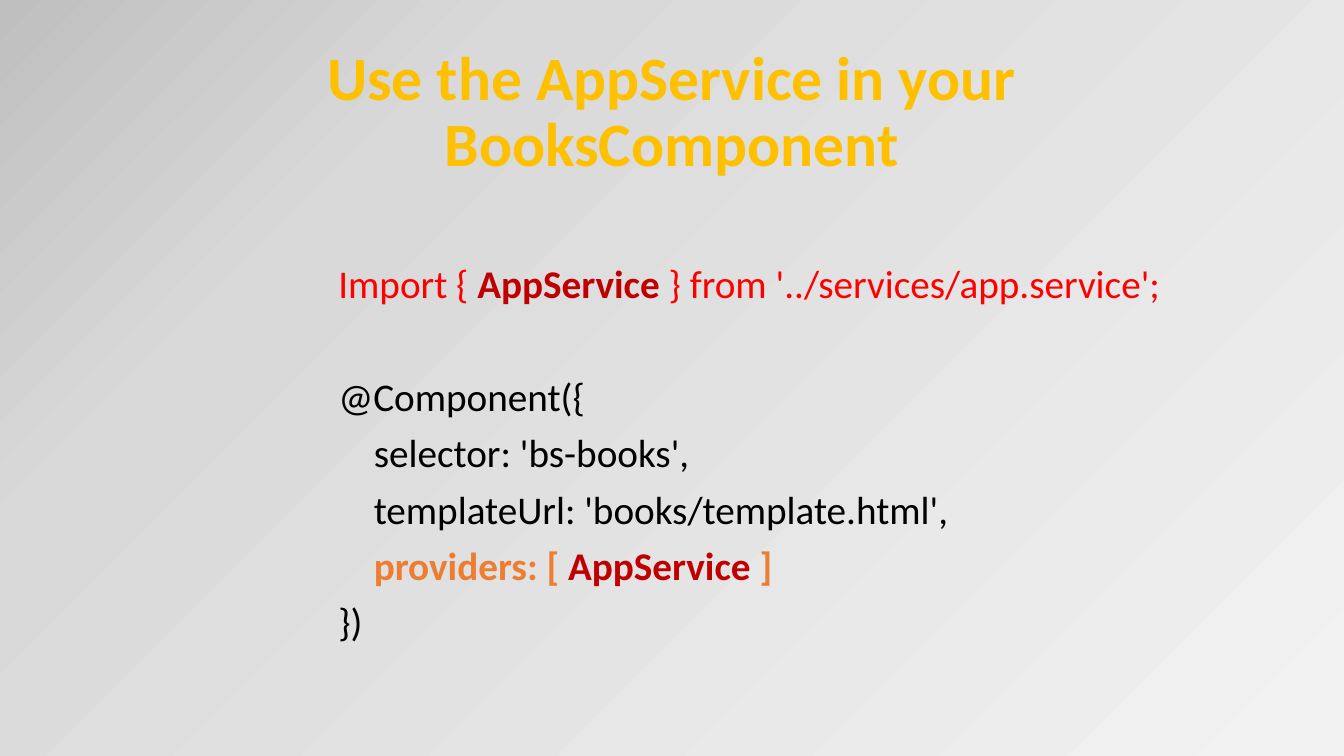
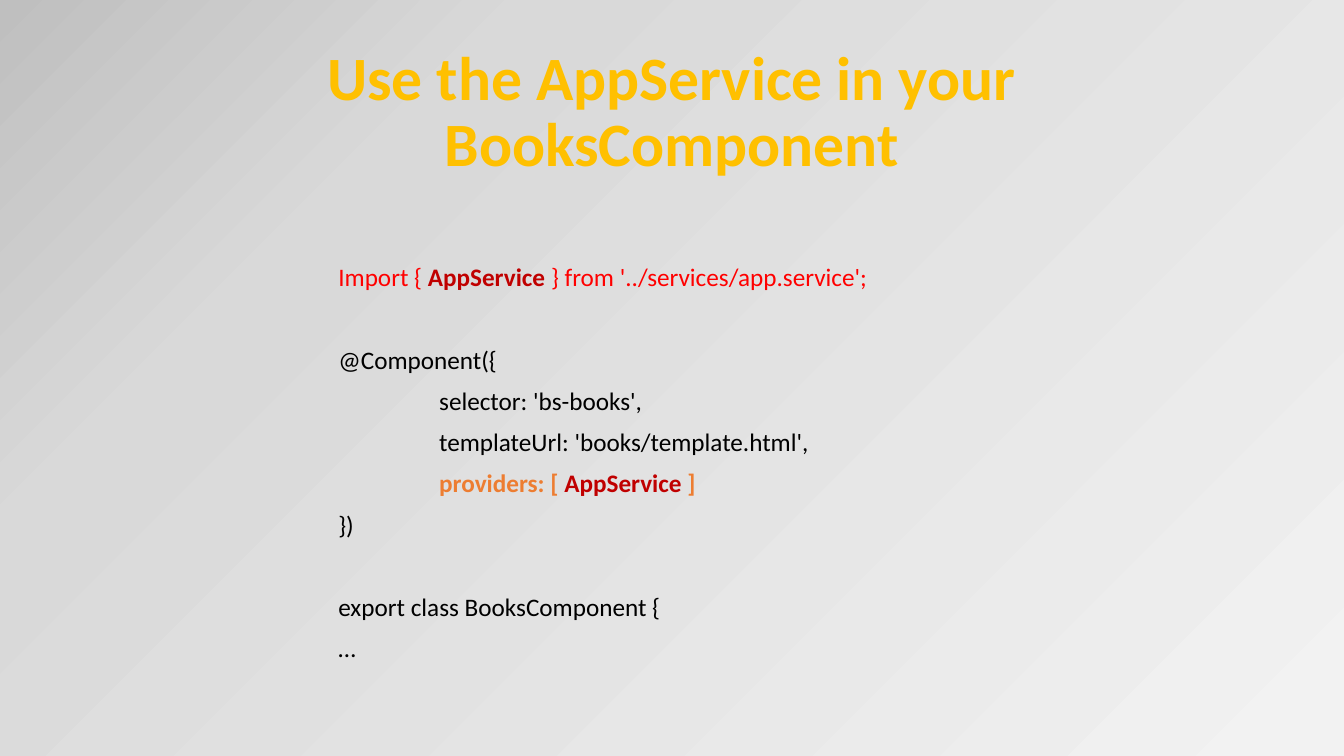
Before and after one commit to petereijgermans11/frontend-cursus, a slide deck: slide 30 of frontend-cursus/ 8 - Angular.pptx (slide 28 before the commit). Drawn at 1344x756 pixels with LibreOffice and Linux fonts; fonts in the diff are those of the drawing. Boxes give left, top, right and bottom in pixels: in the first picture for what was removed or moved away, otherwise in the second. Text is boxed around its words. In the diff, an @@ line names an element or a change of style, - is before the commit and + after.

```diff
--- a/frontend-cursus/ 8 - Angular.pptx
+++ b/frontend-cursus/ 8 - Angular.pptx
@@ text at (338,268,867,496): size 28 to 18 pt in "Import { AppService } from '../services/app.service';", "@Component({", "selector: 'bs-books',", "templateUrl: 'books/template.html'," and 2 more places @@
@@ text at (338,598,647,620): paragraphs added @@
+export class BooksComponent {
+…
```
Also in this commit, not shown: 6 other slides changed, 2 slides added, 1 other file.
